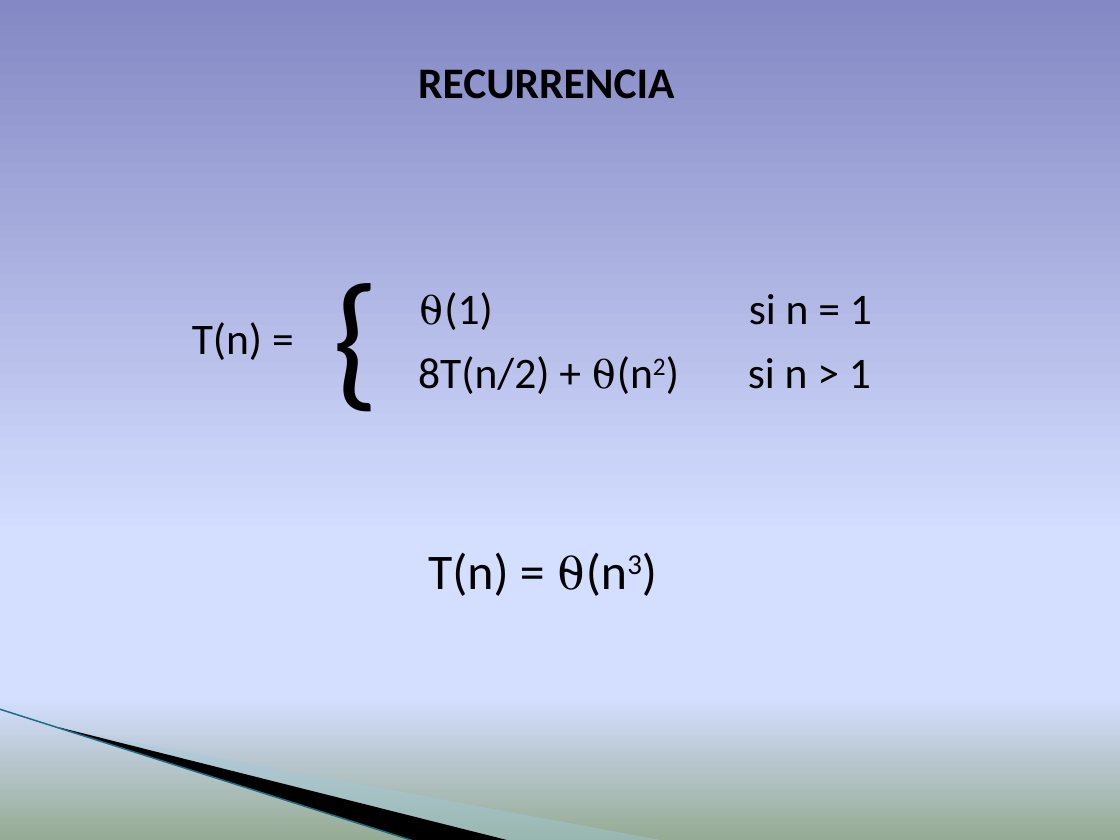
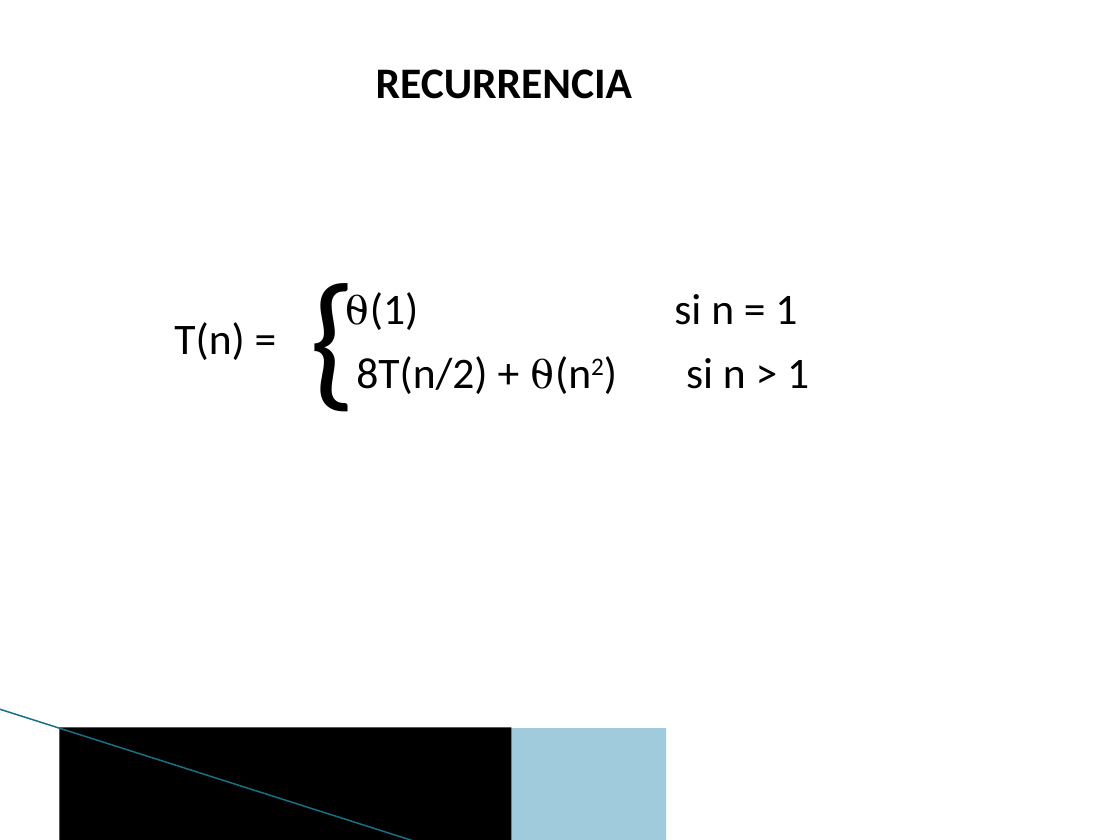
Before and after one commit to alu0100881677/DAA_L2_1_Strassen, a slide deck: slide 6 of Presentation/Algoritmo de Strassen.pptx (slide 7 before the commit). Drawn at 1120x840 pixels with LibreOffice and Linux fonts; fonts in the diff are those of the drawing; background and template pictures are left out. Boxes give left, top, right and bottom in pixels: in the first picture for what was removed or moved away, otherwise in the second. Text is boxed around its words. In the diff, an @@ line names an element or a change of style, - is before the commit and + after.

```diff
--- a/Presentation/Algoritmo de Strassen.pptx
+++ b/Presentation/Algoritmo de Strassen.pptx
@@ background gradient #8488C4 to #D4DEFF to #96AB94 to #FFFFFF @@
@@ text "RECURRENCIA" moved from (x1=418, y1=69, x2=674, y2=99) to (x1=376, y1=69, x2=632, y2=99) @@
@@ text "{" rewrapped from (x1=321, y1=236, x2=392, y2=429) to (x1=298, y1=236, x2=414, y2=427) @@
@@ text "⍬(1) si n = 1" moved from (x1=444, y1=292, x2=872, y2=330) to (x1=370, y1=292, x2=797, y2=330) @@
@@ text "T(n) =" moved from (x1=192, y1=322, x2=262, y2=360) to (x1=174, y1=322, x2=244, y2=360) @@
@@ text "8T(n/2) + ⍬(n2) si n ..." moved from (x1=418, y1=356, x2=871, y2=394) to (x1=356, y1=356, x2=809, y2=394) @@
@@ text removed at (x1=428, y1=552, x2=509, y2=596) @@
-T(n) = ⍬(n3)
@@ line (0, 709) - (416, 840): stroke #97C5D8 0.95 pt to #196F85 0.96 pt @@
@@ freeform shape removed at (x1=59, y1=727, x2=512, y2=840) @@
@@ rectangle added at (x1=59, y1=727, x2=512, y2=840), fill #000000 @@
@@ freeform shape removed at (x1=62, y1=728, x2=666, y2=840) @@
@@ rectangle added at (x1=62, y1=728, x2=666, y2=840), fill #9FCBDC @@
```
Also in this commit, not shown: 14 other slides changed, 2 slides added.
